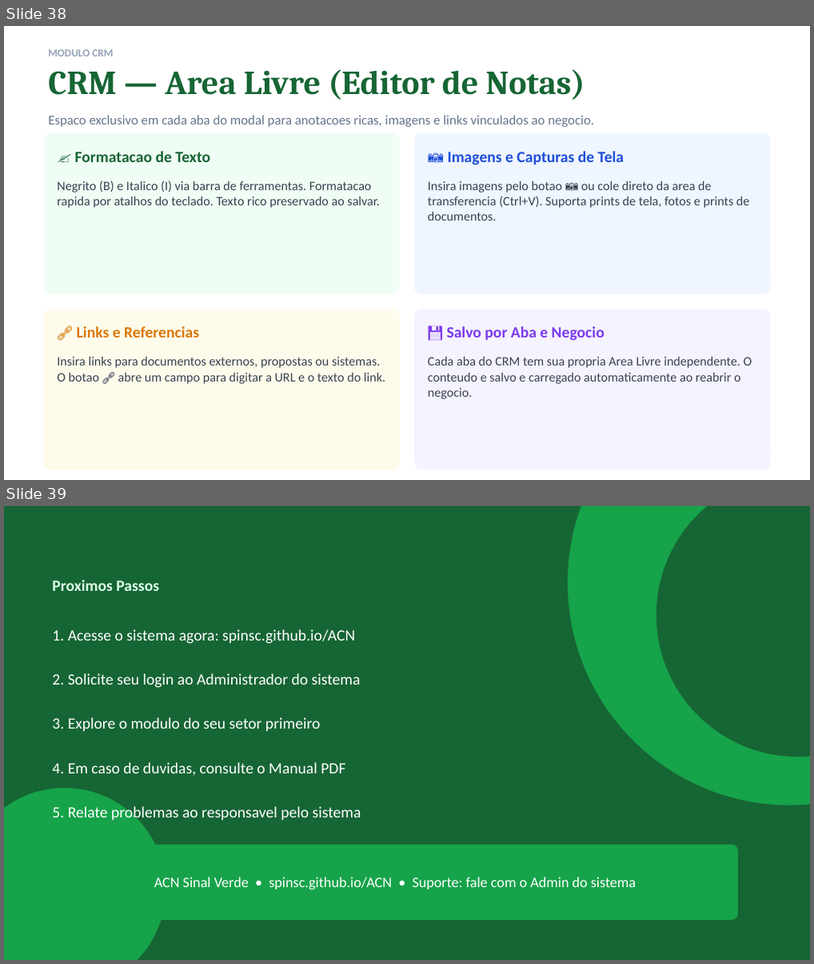
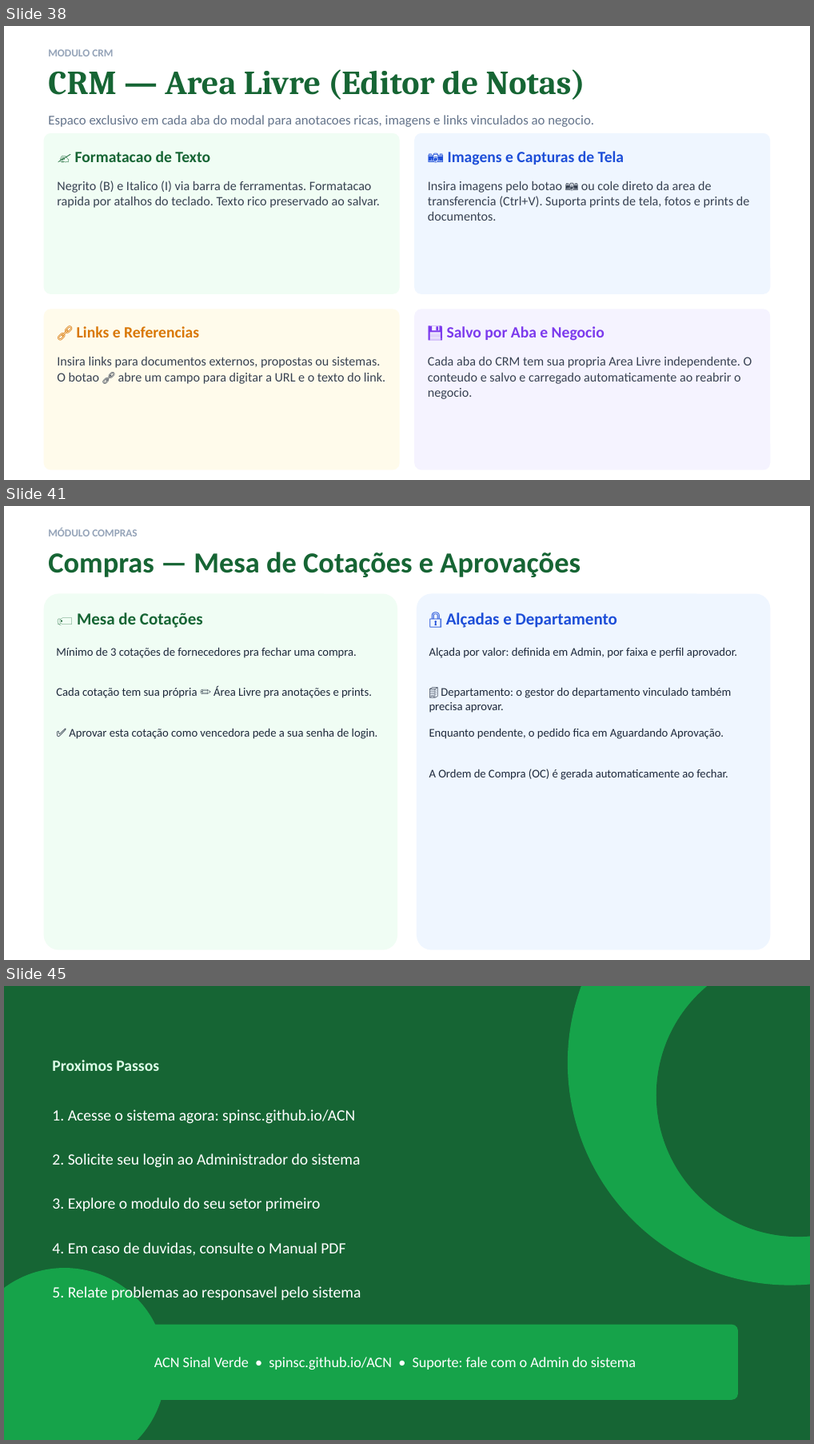
Before and after one commit to spinsc/ACN, a slide deck: ACN_Sinal_Verde_Treinamento.pptx. Shown one above the other, each under a label of ours: slides 38 and 39 before the commit, slides 38, 41 and 45 after it; the slides between them are not shown. The pictures are 814x964 and 814x1444 pixels, drawn with LibreOffice and Linux fonts; fonts in the diff are those of the drawing. Boxes give left, top, right and bottom in pixels: in the first picture for what was removed or moved away, otherwise in the second. Text is boxed around its words. In the diff, an @@ line names an element or a change of style, - is before the commit and + after.

```diff
--- a/ACN_Sinal_Verde_Treinamento.pptx
+++ b/ACN_Sinal_Verde_Treinamento.pptx
@@ slide 41 added at bbox=[4, 506, 810, 960], background #FFFFFF @@
@@ rectangle added at bbox=[4, 506, 810, 959], fill #FFFFFF, outline #FFFFFF 1 pt @@
@@ text added at bbox=[48, 528, 137, 536], 9.5 pt, text #94A3B8, bold @@
+MÓDULO COMPRAS
@@ text added at bbox=[48, 552, 581, 577], 26 pt, text #166534, bold @@
+Compras — Mesa de Cotações e Aprovações
@@ rounded rectangle added at bbox=[44, 594, 398, 948], fill #F0FDF4, outline #F0FDF4 1 pt @@
@@ rounded rectangle added at bbox=[417, 594, 770, 948], fill #EFF6FF, outline #EFF6FF 1 pt @@
@@ text added at bbox=[77, 612, 203, 628], 15 pt, text #166534, bold @@
+🏷️ Mesa de Cotações
@@ text added at bbox=[446, 612, 618, 628], 15 pt, text #1D4ED8, bold @@
+🔒 Alçadas e Departamento
@@ text added at bbox=[56, 647, 357, 658], 10.5 pt, text #1E293B @@
+Mínimo de 3 cotações de fornecedores pra fechar uma compra.
@@ text added at bbox=[430, 648, 738, 658], 10.5 pt, text #1E293B @@
+Alçada por valor: definida em Admin, por faixa e perfil aprovador.
@@ text added at bbox=[56, 686, 372, 698], 10.5 pt, text #1E293B @@
+Cada cotação tem sua própria ✏️ Área Livre pra anotações e prints.
@@ text added at bbox=[430, 687, 731, 712], 10.5 pt, text #1E293B @@
+🏢 Departamento: o gestor do departamento vinculado também precisa aprovar.
@@ text added at bbox=[69, 728, 378, 739], 10.5 pt, text #1E293B @@
+✅ Aprovar esta cotação como vencedora pede a sua senha de login.
@@ text added at bbox=[430, 728, 724, 739], 10.5 pt, text #1E293B @@
+Enquanto pendente, o pedido fica em Aguardando Aprovação.
@@ text added at bbox=[430, 768, 729, 780], 10.5 pt, text #1E293B @@
+A Ordem de Compra (OC) é gerada automaticamente ao fechar.
@@ what was slide 39 is now slide 45 @@
```
Also in this commit, not shown: 5 other slides added, 2 other files.
